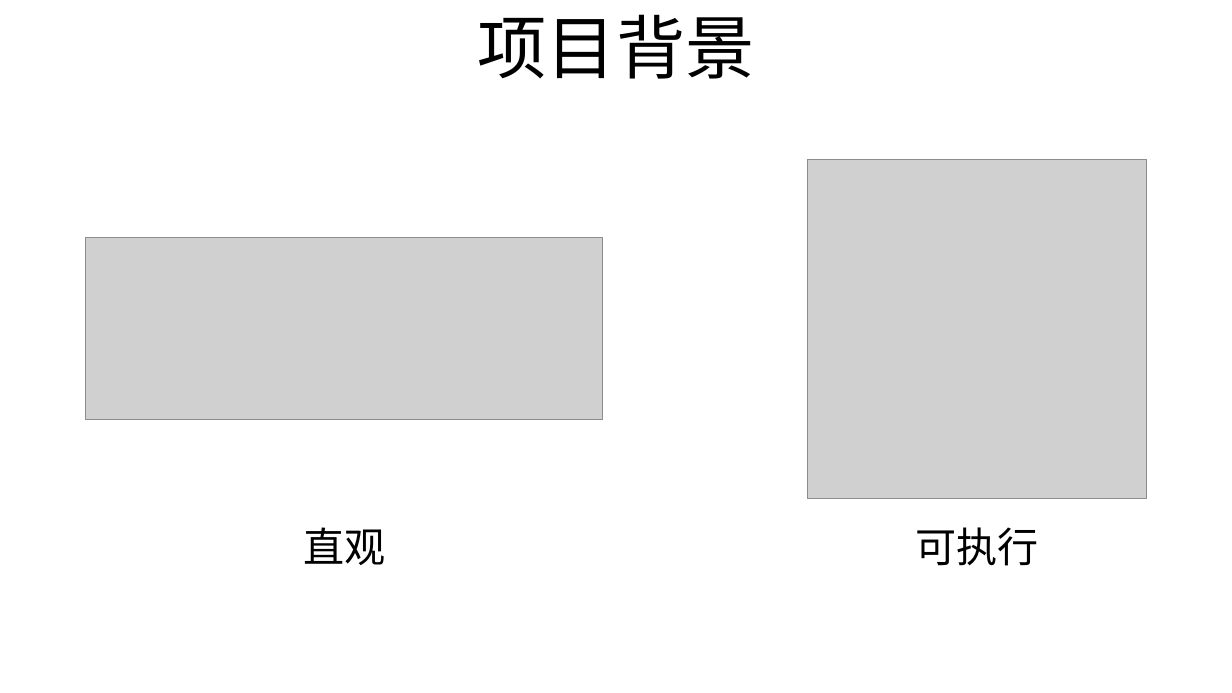
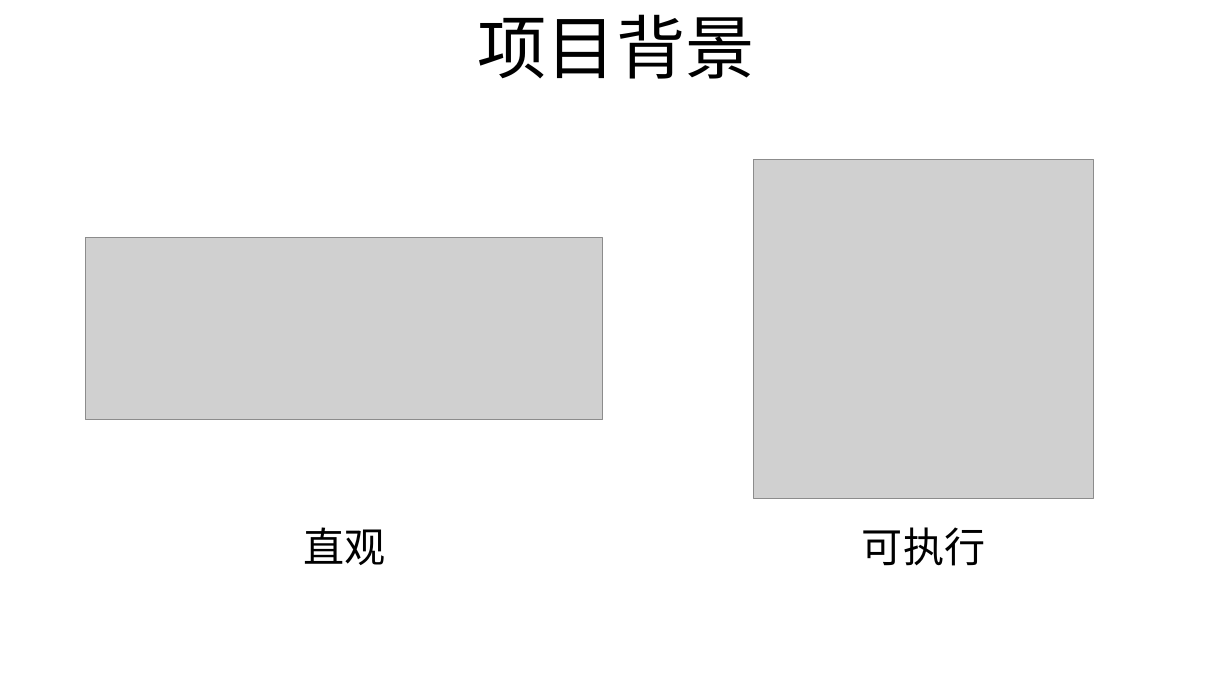
Before and after one commit to LRMbbj/Nvwa-NN-DevelopmentTool-EC, a slide deck: slide 3 of doc/女娲开发工具介绍.pptx. Drawn at 1232x693 pixels with LibreOffice and Linux fonts; fonts in the diff are those of the drawing; grey boxes stand for pictures. Boxes give left, top, right and bottom in pixels: in the first picture for what was removed or moved away, otherwise in the second. Text is boxed around its words. In the diff, an @@ line names an element or a change of style, - is before the commit and + after.

```diff
--- a/doc/女娲开发工具介绍.pptx
+++ b/doc/女娲开发工具介绍.pptx
@@ picture moved from (x1=808, y1=159, x2=1147, y2=498) to (x1=754, y1=159, x2=1093, y2=498) @@
@@ text "可执行" moved from (x1=915, y1=527, x2=1038, y2=566) to (x1=862, y1=527, x2=985, y2=566) @@
```
Also in this commit, not shown: 6 other slides changed, 8 other files.
